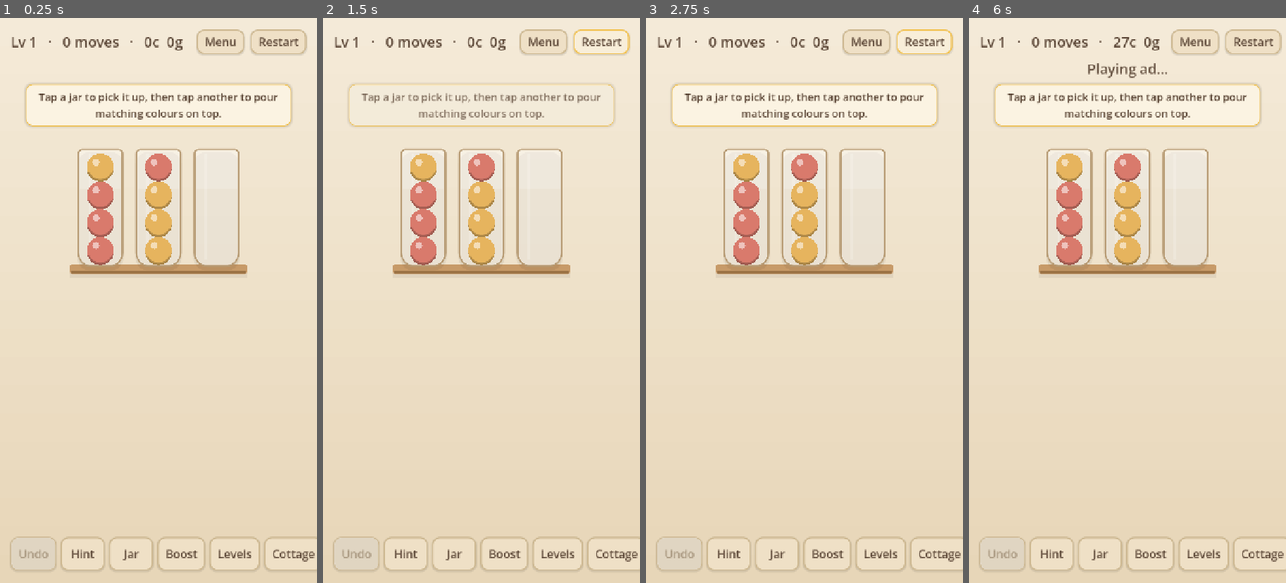
Above: before the commit, frames 1-4 (left to right).
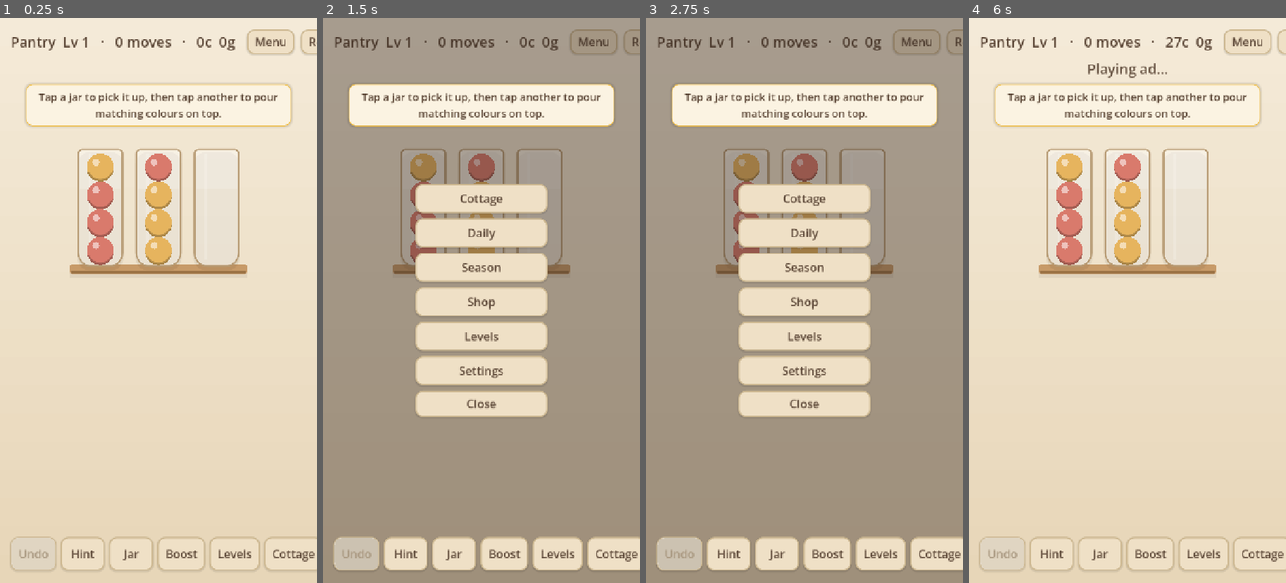
Above: after the commit, the same moments.

Repository: seantomaslynch-cell/cottage-sort
Game: Godot game, scene res://game/main.tscn
Two runs of this game, one before a commit and one after it. Both use one fixed random seed, a clock stepped at 60 frames per second and the inputs below. Sound files missing from this copy of the repository are replaced by a short silence.
Inputs (mouse positions are in pixels of both pictures, inside the frame that each line leads up to):
- Up to frame 1 (0.25 s): no input
- Up to frame 2 (1.5 s): click (601, 40) at 0.5 s, where only the run before the commit has a clickable "Restart"; click (601, 40) at 1.25 s, where only the run before the commit has a clickable "Restart"
- Up to frame 3 (2.75 s): click (924, 40) at 2 s, where only the run before the commit has a clickable "Restart"
- Up to frame 4 (6 s): click "Cottage" at 2.75 s; click "Decorate" at 3.5 s; click "Restore" at 4.25 s; click "Mystery box (Watch)" at 5 s; click "Back to puzzles" at 5.75 s

The runs differ from the first frame. In frame 1, 1.2% of the frame differs, in the area x 4-100%, y 2-7%; in frame 2, 79%, in the area x 0-100%, y 0-100%; in frame 3, 78%; in frame 4, 1.1%.

Commit message:
M21: themed realms
realms.gd splits the 40-stage run into chapters (Pantry / Garden / Attic /
Bakery / Workshop / Beyond), each reskinning the board: background gradient,
shelf colour, and the OS clear colour so the letterbox matches. The status
bar shows "Chapter Lv N" and a "Chapter N - Name" banner appears on
entering a new one. Jars and beads are unchanged for readability.

- board.gd: draws bg + shelves from `realm`; main sets it per stage.
- hud.gd: chapter prefix in the status line.
- Tests: tools/test_realms.gd (chapter boundaries, endless fallback).

Co-Authored-By: Claude Sonnet 5 <noreply@anthropic.com>

Diff:
--- a/game/board.gd
+++ b/game/board.gd
@@ -28,6 +28,7 @@
 const POP_TIME := 0.45
 
 var audio: GameAudio = null
+var realm: Dictionary = {}        # chapter reskin (bg + shelf colours); set by main
 
 var jars: Array = []              # Array of Array[int], bottom -> top
 var selected: int = -1
@@ -454,19 +455,23 @@
 		_draw_confetti(c)
 
 func _draw_background() -> void:
+	var top: Color = realm.get("bg_top", Palette.BG)
+	var bot: Color = realm.get("bg_bot", Palette.BG_DEEP)
 	var bands := 20
 	for b in bands:
 		var t := float(b) / float(bands - 1)
 		var y := VIEW_H * float(b) / bands
-		draw_rect(Rect2(0, y, VIEW_W, VIEW_H / bands + 1.0), Palette.BG.lerp(Palette.BG_DEEP, t))
+		draw_rect(Rect2(0, y, VIEW_W, VIEW_H / bands + 1.0), top.lerp(bot, t))
 
 func _draw_shelf(row: Dictionary) -> void:
 	var y: float = row["y"] - 6.0
 	var x0: float = row["x0"]
 	var x1: float = row["x1"]
+	var sh: Color = realm.get("shelf", Palette.SHELF)
+	var shd: Color = realm.get("shelf_dark", Palette.SHELF_DARK)
 	draw_rect(Rect2(x0, y + 20.0, x1 - x0, 10.0), Color(0, 0, 0, 0.06))
-	_round_rect(Rect2(x0, y, x1 - x0, 22.0), Palette.SHELF, Palette.SHELF_DARK, 0, 7)
-	draw_rect(Rect2(x0 + 3.0, y + 15.0, x1 - x0 - 6.0, 5.0), Palette.SHELF_DARK)
+	_round_rect(Rect2(x0, y, x1 - x0, 22.0), sh, shd, 0, 7)
+	draw_rect(Rect2(x0 + 3.0, y + 15.0, x1 - x0 - 6.0, 5.0), shd)
 
 func _draw_confetti(c: Dictionary) -> void:
 	var life: float = c["life"]
--- a/game/hud.gd
+++ b/game/hud.gd
@@ -29,6 +29,7 @@
 var _mv := 0
 var _co := 0
 var _gm := 0
+var _chapter := ""
 var _title_override := ""
 var _budget := BOARD_UNLIMITED
 var _undo_btn: Button
@@ -337,7 +338,9 @@
 		var left := maxi(0, _budget - _mv)
 		mv_txt = "%d / %d moves" % [_mv, _budget]
 		warn = left <= 5
-	var head := _title_override if _title_override != "" else "Lv %d" % _lv
+	var head := _title_override
+	if head == "":
+		head = ("%s  Lv %d" % [_chapter, _lv]) if _chapter != "" else "Lv %d" % _lv
 	_status.text = "%s   ·   %s   ·   %dc  %dg" % [head, mv_txt, _co, _gm]
 	_status.add_theme_color_override("font_color", Color("b0553c") if warn else Color("5b4636"))
 
@@ -352,6 +355,10 @@
 
 func set_title_override(text: String) -> void:
 	_title_override = text
+	_sync_status()
+
+func set_chapter(name: String) -> void:
+	_chapter = name
 	_sync_status()
 
 func set_moves(n: int) -> void:
--- a/game/main.gd
+++ b/game/main.gd
@@ -60,6 +60,7 @@
 var _undos_used := 0
 var _stage_fails := 0
 var _jackpot_active := false
+var _last_chapter := -1
 
 var _theme: Theme
 
@@ -295,8 +296,12 @@
 
 func _load_current() -> void:
 	_jackpot_active = false
+	var realm := Realms.for_stage(_stage)
+	_board.realm = realm
+	RenderingServer.set_default_clear_color(realm["bg_top"])
 	_board.load_level(Levels.build(_stage))
 	_board.move_budget = Levels.move_budget(_stage)
+	_hud.set_chapter(realm["name"])
 	_hud.set_level(_stage + 1)
 	_hud.set_budget(_board.move_budget)
 	_hud.set_moves(0)
@@ -306,6 +311,10 @@
 	_undos_used = 0
 	_stage_fails = 0
 	_coach_for_stage()
+	var ch := Realms.index_for(_stage)
+	if _stage >= 4 and ch != _last_chapter:
+		_coach.show_tip("Chapter %d  —  %s" % [ch + 1, realm["name"]])
+	_last_chapter = ch
 	_analytics.log_event("level_start", {"stage": _stage, "budget": _board.move_budget})
 	_refresh_buttons()
 
@@ -552,6 +561,7 @@
 	_hints_used = 0
 	_undos_used = 0
 	_stage_fails = 0
+	_board.realm = Realms.CHAPTERS[0]
 	_board.load_level(LevelGen.generate(4, 3, _daily.jackpot_seed(), 0.7))
 	_board.move_budget = _board.UNLIMITED
 	_hud.set_title_override("Daily Jackpot")
--- /dev/null
+++ b/game/realms.gd
@@ -0,0 +1,34 @@
+extends RefCounted
+class_name Realms
+## Chapters of the authored run, each reskinning the board (background gradient +
+## shelf colour) so the world visibly changes as you progress. Mapped loosely to
+## the cottage rooms you're restoring.
+
+const CHAPTERS := [
+	{"name": "Pantry",   "from": 0,  "bg_top": Color("f4ead8"), "bg_bot": Color("e7d6b8"),
+		"shelf": Color("c79a68"), "shelf_dark": Color("9c7345")},
+	{"name": "Garden",   "from": 8,  "bg_top": Color("eef1e0"), "bg_bot": Color("dbe6c8"),
+		"shelf": Color("9fae7d"), "shelf_dark": Color("74844f")},
+	{"name": "Attic",    "from": 16, "bg_top": Color("efe7dd"), "bg_bot": Color("d9cdbd"),
+		"shelf": Color("b0906f"), "shelf_dark": Color("7d6349")},
+	{"name": "Bakery",   "from": 24, "bg_top": Color("f6ecdd"), "bg_bot": Color("efd9bf"),
+		"shelf": Color("d0a878"), "shelf_dark": Color("a37b4d")},
+	{"name": "Workshop", "from": 32, "bg_top": Color("e9e6e0"), "bg_bot": Color("d2cabb"),
+		"shelf": Color("9c8f7a"), "shelf_dark": Color("6f6352")},
+	{"name": "Beyond",   "from": 40, "bg_top": Color("e6e2ea"), "bg_bot": Color("d0c8d6"),
+		"shelf": Color("9a8fa6"), "shelf_dark": Color("6d6480")},
+]
+
+static func for_stage(stage: int) -> Dictionary:
+	var r: Dictionary = CHAPTERS[0]
+	for c in CHAPTERS:
+		if stage >= int(c["from"]):
+			r = c
+	return r
+
+static func index_for(stage: int) -> int:
+	var idx := 0
+	for i in CHAPTERS.size():
+		if stage >= int(CHAPTERS[i]["from"]):
+			idx = i
+	return idx
--- a/tools/screenshot.gd
+++ b/tools/screenshot.gd
@@ -21,6 +21,12 @@
 	var args := OS.get_cmdline_user_args()
 	var out: String = args[0] if args.size() > 0 else "res://shot.png"
 	var mode: String = args[1] if args.size() > 1 else "board"
+	var arg_stage: int = int(args[2]) if args.size() > 2 else -1
+	if arg_stage >= 0:
+		var main := _find_by_script(get_root(), "res://game/main.gd")
+		if main and main.has_method("_on_stage_picked"):
+			main._on_stage_picked(arg_stage)
+			await create_timer(0.5).timeout
 
 	var cottage := _find(get_root(), "CottageScreen")
 	var daily := _find(get_root(), "DailyPanel")
@@ -103,3 +109,13 @@
 		if r:
 			return r
 	return null
+
+func _find_by_script(n: Node, path: String) -> Node:
+	var s: Script = n.get_script()
+	if s != null and s.resource_path == path:
+		return n
+	for c in n.get_children():
+		var r := _find_by_script(c, path)
+		if r:
+			return r
+	return null
--- /dev/null
+++ b/tools/test_realms.gd
@@ -0,0 +1,33 @@
+extends SceneTree
+## Headless checks for chapter mapping.
+## Run: godot --headless --path . --script res://tools/test_realms.gd
+
+var _fails := 0
+
+func _ok(cond: bool, msg: String) -> void:
+	if cond:
+		print("  ok  ", msg)
+	else:
+		_fails += 1
+		push_error("FAIL: " + msg)
+
+func _initialize() -> void:
+	_ok(Realms.for_stage(0)["name"] == "Pantry", "stage 0 -> Pantry")
+	_ok(Realms.for_stage(7)["name"] == "Pantry", "stage 7 -> Pantry")
+	_ok(Realms.for_stage(8)["name"] == "Garden", "stage 8 -> Garden")
+	_ok(Realms.for_stage(31)["name"] == "Bakery", "stage 31 -> Bakery")
+	_ok(Realms.for_stage(40)["name"] == "Beyond", "stage 40 -> Beyond")
+	_ok(Realms.for_stage(999)["name"] == "Beyond", "far endless stays Beyond")
+	_ok(Realms.index_for(0) == 0 and Realms.index_for(8) == 1 and Realms.index_for(24) == 3,
+		"chapter indices step at the boundaries")
+	# every chapter carries the four board colours
+	for c in Realms.CHAPTERS:
+		_ok(c.has("bg_top") and c.has("bg_bot") and c.has("shelf") and c.has("shelf_dark"),
+			"%s has all skin colours" % c["name"])
+
+	if _fails == 0:
+		print("\nALL PASS")
+		quit(0)
+	else:
+		print("\n%d FAILURE(S)" % _fails)
+		quit(1)
Not shown, added: game/realms.gd.uid
Not shown, added: tools/test_lb.gd.uid
Not shown, added: tools/test_realms.gd.uid
